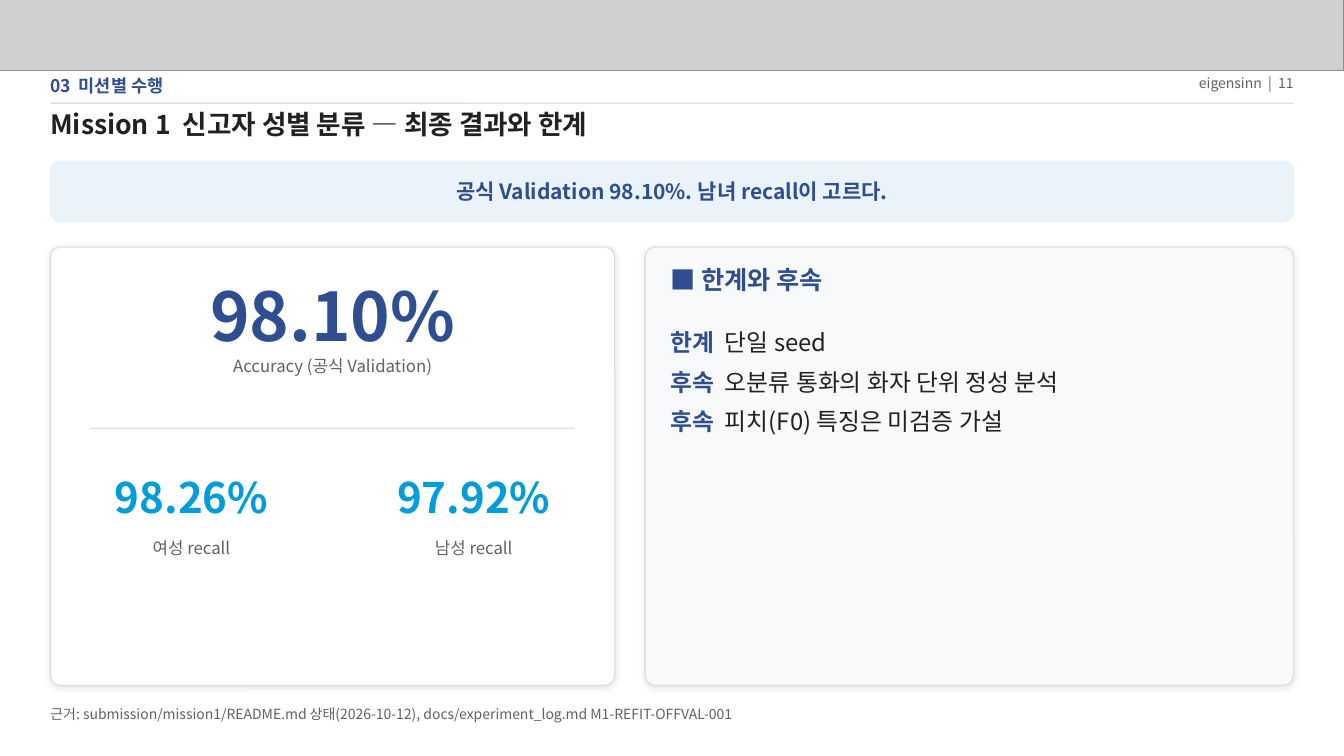
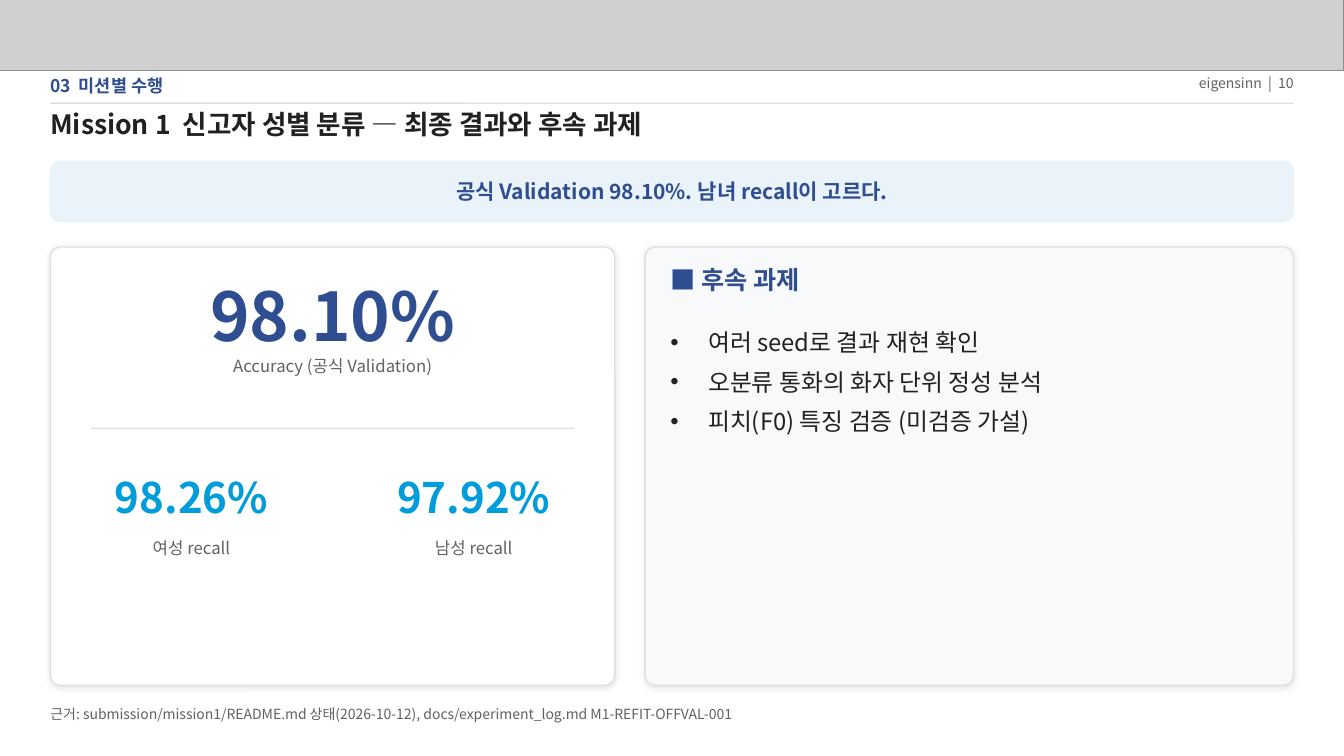
Before and after one commit to eigensinn-dcc2026/prelim, a slide deck: slide 10 of ppt/DCC2026_예선_결과정리.pptx (slide 11 before the commit). Drawn at 1344x756 pixels with LibreOffice and Linux fonts; fonts in the diff are those of the drawing; grey boxes stand for pictures. Boxes give left, top, right and bottom in pixels: in the first picture for what was removed or moved away, otherwise in the second. Text is boxed around its words. In the diff, an @@ line names an element or a change of style, - is before the commit and + after.

```diff
--- a/ppt/DCC2026_예선_결과정리.pptx
+++ b/ppt/DCC2026_예선_결과정리.pptx
@@ text at <box>1199,77,1294,92</box>: text changed @@
-eigensinn | 11
+eigensinn | 10
@@ text at <box>50,111,642,137</box>: text changed @@
-Mission 1 신고자 성별 분류 — 최종 결과와 한계
+Mission 1 신고자 성별 분류 — 최종 결과와 후속 과제
@@ text at <box>701,268,799,292</box>: text changed @@
-■ 한계와 후속
+■ 후속 과제
@@ text at <box>708,331,1042,435</box>: text changed @@
-• 한계 단일 seed
-• 후속 오분류 통화의 화자 단위 정성 분석
-• 후속 피치(F0) 특징은 미검증 가설
+• 여러 seed로 결과 재현 확인
+• 오분류 통화의 화자 단위 정성 분석
+• 피치(F0) 특징 검증 (미검증 가설)
```
Also in this commit, not shown: 16 other slides changed, 1 slide removed, 1 other file.
